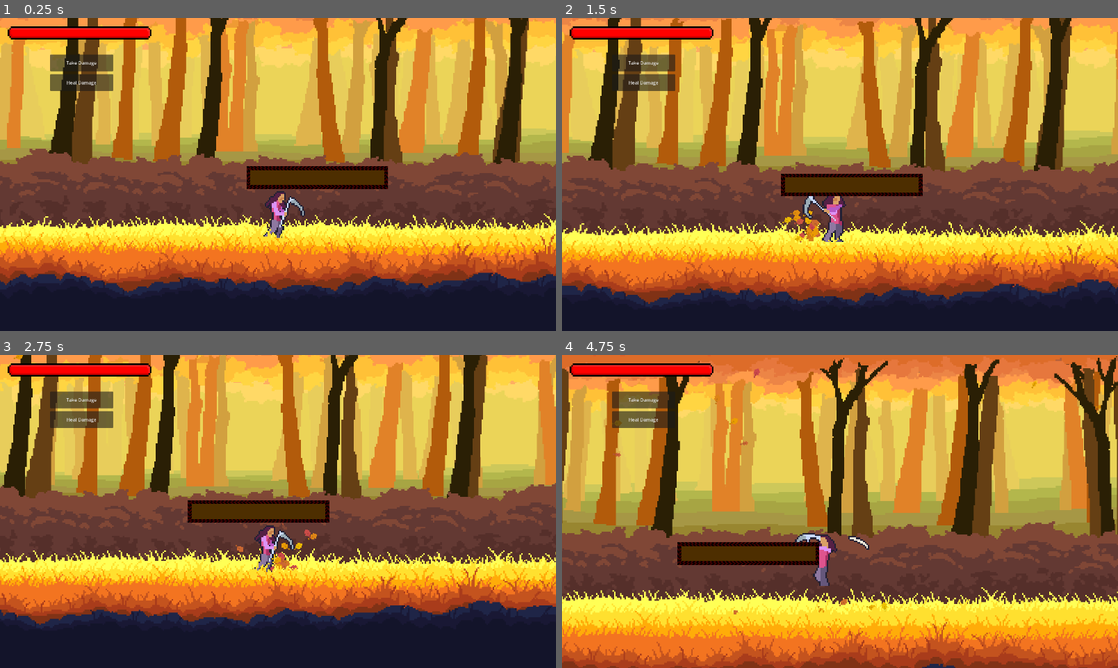
Above: before the commit, frames 1-4 (two rows, left to right).
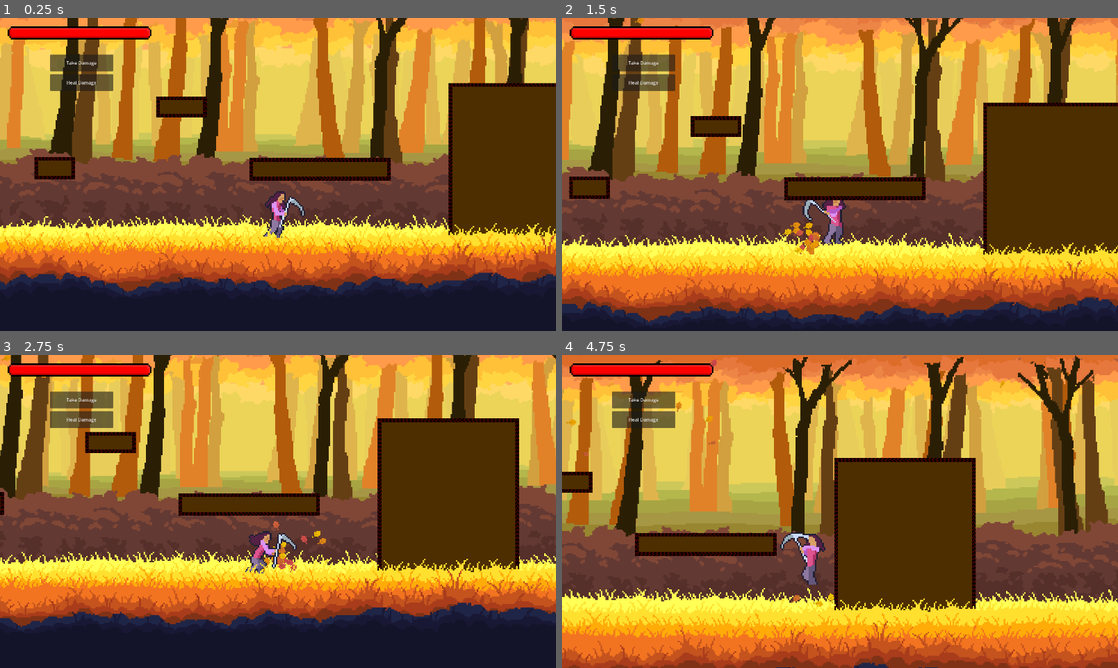
Above: after the commit, the same moments.

Repository: LordRevan36/software_development_platformer
Game: Godot game, scene res://main.tscn
Same seed, same stepped clock (60 frames per second), same inputs: the game is played once before the commit and once after it.
Inputs:
- Up to frame 1 (0.25 s): no input
- Up to frame 2 (1.5 s): hold C (FlipRight) 0.53-1.28 s; tap X (Attack 1) at 0.6, 1.35 s; hold Z (FlipLeft) from 1.28 s (still down)
- Up to frame 3 (2.75 s): release Z (FlipLeft) at 2.03 s; hold C (FlipRight) from 2.03 s (still down); tap X (Attack 1) at 2.1 s
- Up to frame 4 (4.75 s): release C (FlipRight) at 2.78 s; hold W (Up) 2.78-3.53 s; tap X (Attack 1) at 2.85, 3.6, 4.35 s; hold Z (FlipLeft) from 3.53 s (still down)

The runs differ from the first frame. In frame 1, 12% of the frame differs, in the area x 6-100%, y 20-70%; in frame 2, 49%; in frame 3, 43%; in frame 4, 58%, in the area x 0-100%, y 0-100%.

Commit message:
Platforms updated
Updated and working, platforms in main scene

Diff:
--- a/software-development-platformer/main.tscn
+++ b/software-development-platformer/main.tscn
@@ -139,6 +139,18 @@
 resource_local_to_scene = true
 size = Vector2(366, 50)
 
+[sub_resource type="RectangleShape2D" id="RectangleShape2D_074og"]
+resource_local_to_scene = true
+size = Vector2(125, 46)
+
+[sub_resource type="RectangleShape2D" id="RectangleShape2D_82xsv"]
+resource_local_to_scene = true
+size = Vector2(366, 411)
+
+[sub_resource type="RectangleShape2D" id="RectangleShape2D_getpj"]
+resource_local_to_scene = true
+size = Vector2(98, 50)
+
 [sub_resource type="WorldBoundaryShape2D" id="WorldBoundaryShape2D_0xm2m"]
 distance = -285.0
 
@@ -901,20 +913,72 @@
 position = Vector2(-9, -323)
 
 [node name="Platform" parent="Platforms" instance=ExtResource("12_074og")]
-points = PackedVector2Array(-94, 137, 272, 137, 272, 187, -94, 187)
+points = PackedVector2Array(-86, 115, 280, 115, 280, 165, -86, 165)
 
 [node name="CollisionPolygon2D" parent="Platforms/Platform" index="0"]
-polygon = PackedVector2Array(-94, 137, 272, 137, 272, 187, -94, 187)
+polygon = PackedVector2Array(-86, 115, 280, 115, 280, 165, -86, 165)
 
 [node name="Polygon2D" parent="Platforms/Platform" index="1"]
-polygon = PackedVector2Array(-94, 137, 272, 137, 272, 187, -94, 187)
+polygon = PackedVector2Array(-86, 115, 280, 115, 280, 165, -86, 165)
 
 [node name="BorderLine2D" parent="Platforms/Platform" index="2"]
-points = PackedVector2Array(-94, 137, 272, 137, 272, 187, -94, 187)
+points = PackedVector2Array(-86, 115, 280, 115, 280, 165, -86, 165)
 
 [node name="RectangleOutline" parent="Platforms/Platform" index="3"]
-position = Vector2(89, 162)
+position = Vector2(97, 140)
 shape = SubResource("RectangleShape2D_cegan")
+
+[node name="Platform2" parent="Platforms" instance=ExtResource("12_074og")]
+points = PackedVector2Array(-334, -48, -209, -48, -209, -2, -334, -2)
+sizeVector = Vector2(125, 46)
+
+[node name="CollisionPolygon2D" parent="Platforms/Platform2" index="0"]
+polygon = PackedVector2Array(-334, -48, -209, -48, -209, -2, -334, -2)
+
+[node name="Polygon2D" parent="Platforms/Platform2" index="1"]
+polygon = PackedVector2Array(-334, -48, -209, -48, -209, -2, -334, -2)
+
+[node name="BorderLine2D" parent="Platforms/Platform2" index="2"]
+points = PackedVector2Array(-334, -48, -209, -48, -209, -2, -334, -2)
+
+[node name="RectangleOutline" parent="Platforms/Platform2" index="3"]
+position = Vector2(-271.5, -25)
+shape = SubResource("RectangleShape2D_074og")
+
+[node name="Platform3" parent="Platforms" instance=ExtResource("12_074og")]
+points = PackedVector2Array(443, -84, 809, -84, 809, 327, 443, 327)
+sizeVector = Vector2(366, 411)
+
+[node name="CollisionPolygon2D" parent="Platforms/Platform3" index="0"]
+polygon = PackedVector2Array(443, -84, 809, -84, 809, 327, 443, 327)
+
+[node name="Polygon2D" parent="Platforms/Platform3" index="1"]
+polygon = PackedVector2Array(443, -84, 809, -84, 809, 327, 443, 327)
+
+[node name="BorderLine2D" parent="Platforms/Platform3" index="2"]
+points = PackedVector2Array(443, -84, 809, -84, 809, 327, 443, 327)
+
+[node name="RectangleOutline" parent="Platforms/Platform3" index="3"]
+position = Vector2(626, 121.5)
+shape = SubResource("RectangleShape2D_82xsv")
+
+[node name="Platform4" parent="Platforms" instance=ExtResource("12_074og")]
+position = Vector2(-582, 230)
+points = PackedVector2Array(-75, -118, 23, -118, 23, -68, -75, -68)
+sizeVector = Vector2(98, 50)
+
+[node name="CollisionPolygon2D" parent="Platforms/Platform4" index="0"]
+polygon = PackedVector2Array(-75, -118, 23, -118, 23, -68, -75, -68)
+
+[node name="Polygon2D" parent="Platforms/Platform4" index="1"]
+polygon = PackedVector2Array(-75, -118, 23, -118, 23, -68, -75, -68)
+
+[node name="BorderLine2D" parent="Platforms/Platform4" index="2"]
+points = PackedVector2Array(-75, -118, 23, -118, 23, -68, -75, -68)
+
+[node name="RectangleOutline" parent="Platforms/Platform4" index="3"]
+position = Vector2(-26, -93)
+shape = SubResource("RectangleShape2D_getpj")
 
 [node name="Parallax100" type="Node2D" parent="."]
 position = Vector2(1, -295)
@@ -1143,3 +1207,6 @@
 [connection signal="landed" from="Player" to="Player/MovementParticles" method="_on_player_landed"]
 
 [editable path="Platforms/Platform"]
+[editable path="Platforms/Platform2"]
+[editable path="Platforms/Platform3"]
+[editable path="Platforms/Platform4"]
Not shown: 1 places in software-development-platformer/main.tscn that only renumber resources
